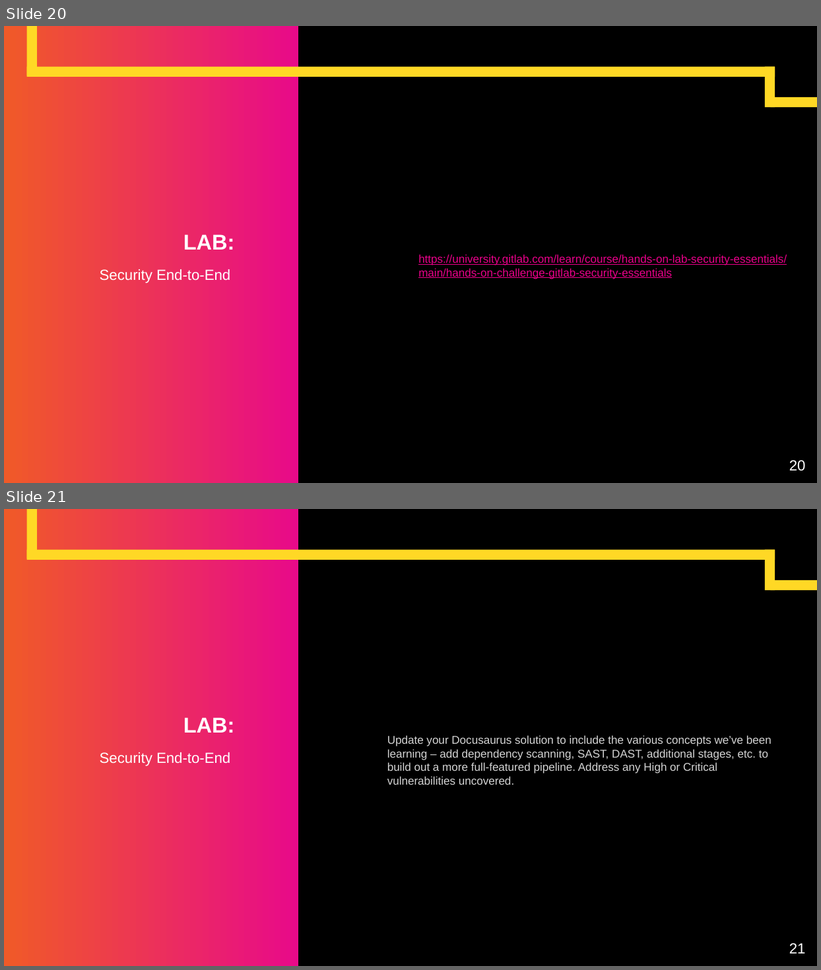
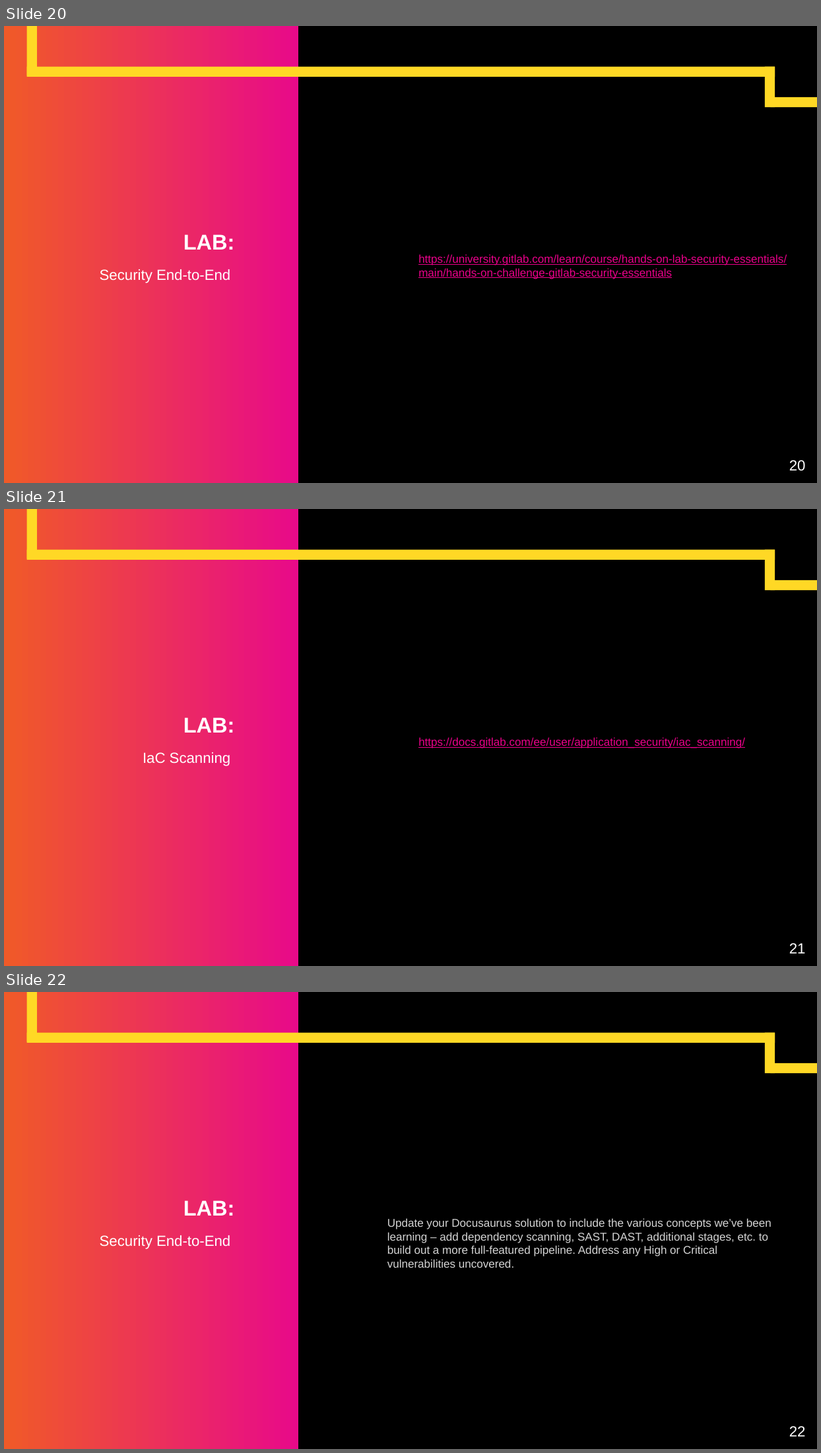
Before and after one commit to KernelGamut32/devsecops-agile-gitlab, a slide deck: gitlab/slides/GitLab.pptx. Shown one above the other, each under a label of ours: slides 20 and 21 before the commit, slides 20, 21 and 22 after it. The pictures are 821x970 and 821x1453 pixels, drawn with LibreOffice and Linux fonts; fonts in the diff are those of the drawing. Boxes give left, top, right and bottom in pixels: in the first picture for what was removed or moved away, otherwise in the second. Text is boxed around its words. In the diff, an @@ line names an element or a change of style, - is before the commit and + after.

```diff
--- a/gitlab/slides/GitLab.pptx
+++ b/gitlab/slides/GitLab.pptx
@@ slide 21 added at [4,509,817,966], background #000000; not listed: 5 template elements that a slide beside it also shows @@
@@ title added at [184,718,234,733], 19 pt, text #FFFFFF, bold @@
+LAB:
@@ text added at [418,737,745,749], 10 pt, text #EA008A, underline @@
+https://docs.gitlab.com/ee/user/application_security/iac_scanning/
@@ subtitle added at [143,753,231,766], 13 pt, text #FFFFFF @@
+IaC Scanning
@@ page number added at [789,943,806,954], 13 pt, text #FFFFFF @@
+21
@@ what was slide 21 is now slide 22 @@
@@ page number at [789,1426,806,1437]: text changed @@
-21
+22
```
Also in this commit, not shown: 1 slide changed, 5 other slides added, 3 other files.
